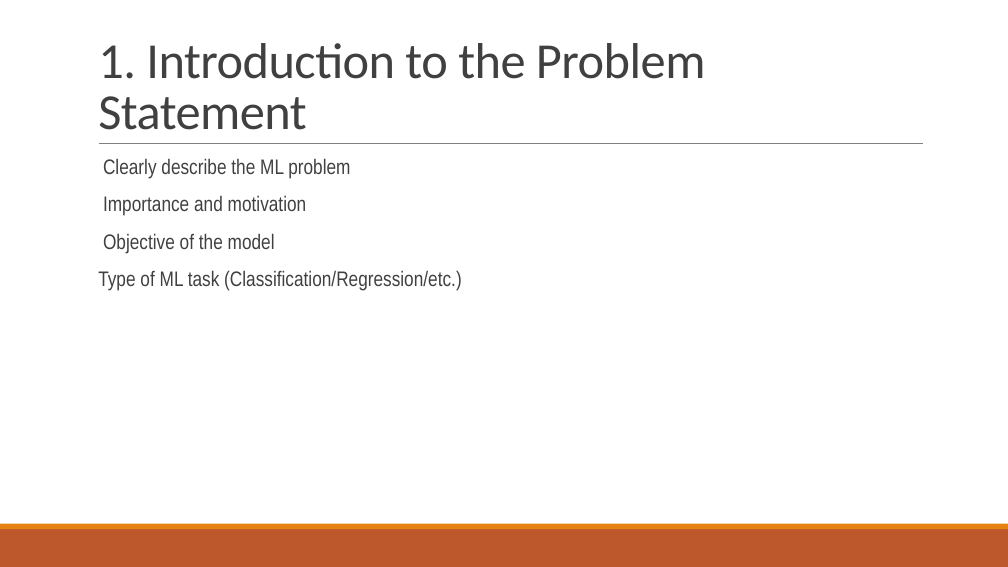
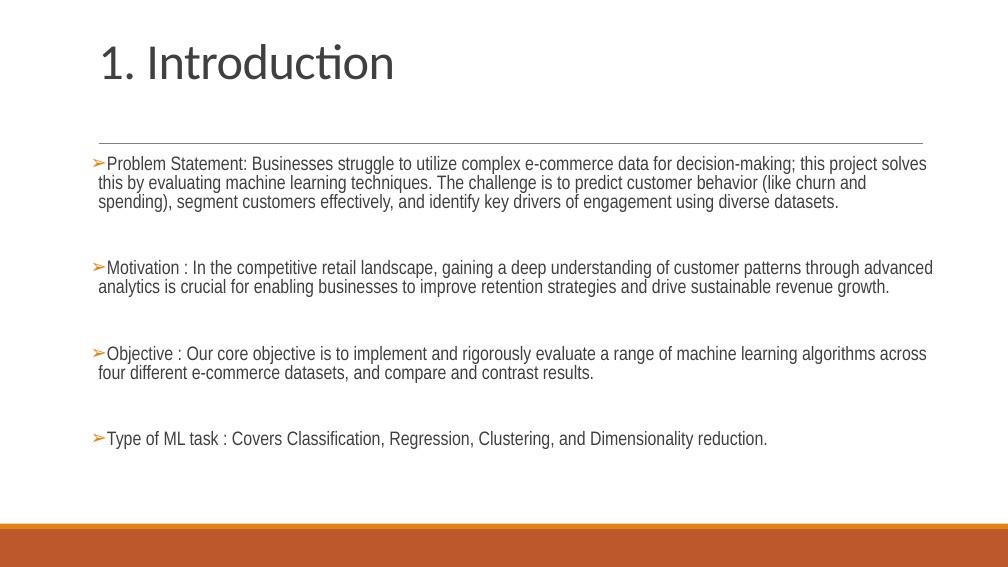
Before and after one commit to akay6483/mmml-ecommerce, a slide deck: slide 2 of docs/23CSE301_A8.pptx. Drawn at 1008x567 pixels with LibreOffice and Linux fonts; fonts in the diff are those of the drawing; background and template pictures are left out. Boxes give left, top, right and bottom in pixels: in the first picture for what was removed or moved away, otherwise in the second. Text is boxed around its words. In the diff, an @@ line names an element or a change of style, - is before the commit and + after.

Commit message:
joined regression ipynb

```diff
--- a/docs/23CSE301_A8.pptx
+++ b/docs/23CSE301_A8.pptx
@@ title at (x1=98, y1=44, x2=395, y2=80): text changed @@
-1. Introduction to the Problem Statement
+1. Introduction
@@ text at (x1=98, y1=156, x2=933, y2=449): text changed; size 20 to 18.5 pt @@
-  Clearly describe the ML problem
-  Importance and motivation
-  Objective of the model
-  Type of ML task (Classification/Regression/etc.)
+➢ Problem Statement: Businesses struggle to utilize complex e-commerce data for decision-making; this project solves this by evaluating machine learning techniques. The challenge is to predict customer behavior (like churn and spending), segment customers effectively, and identify key drivers of engagement using diverse datasets.
+➢ Motivation : In the competitive retail landscape, gaining a deep understanding of customer patterns through advanced analytics is crucial for enabling businesses to improve retention strategies and drive sustainable revenue growth.
+➢ Objective : Our core objective is to implement and rigorously evaluate a range of machine learning algorithms across four different e-commerce datasets, and compare and contrast results.
+➢ Type of ML task : Covers Classification, Regression, Clustering, and Dimensionality reduction.
```
Also in this commit, not shown: 13 slides added, 2 slides removed, 7 other files.
